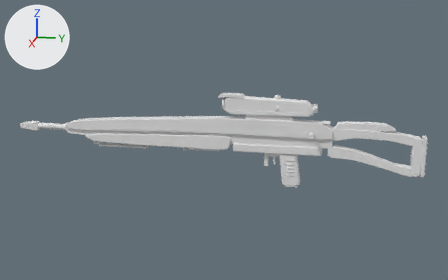
One commit to the FBX model Art/Export/Weapons/SM_SB_Sniper_NoMag.fbx: the scene before it, then after it.
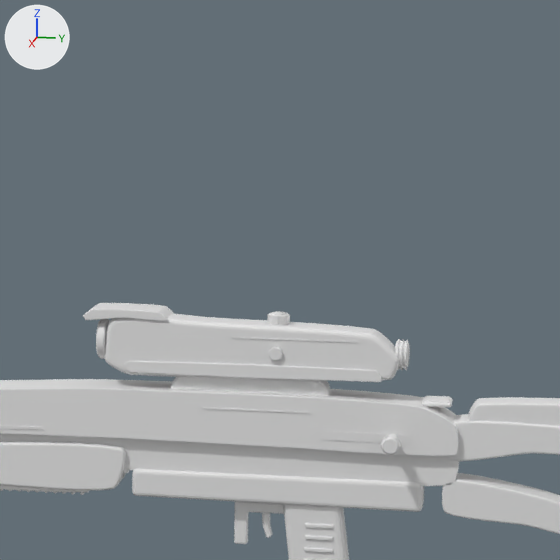
Each version is shown whole from a camera (50 mm lens) standing at (2.21, 0.205, 0.554) and looking at (0.01, -0.235, 0.004), then close up on the part from 43% to 81% of the width and 0% to 61% of the height. Arrows for +X, +Y and +Z are at upper left; the lights stay in place. The older version's two pictures come first. Vertices at exactly the same position are counted once.

In view in the first close-up: 'SM_SB_Sniper_NoMag'.
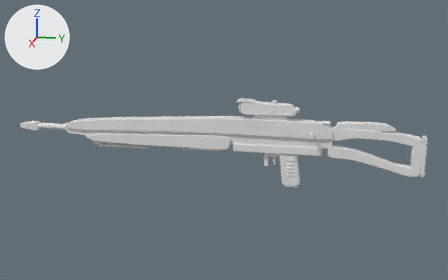
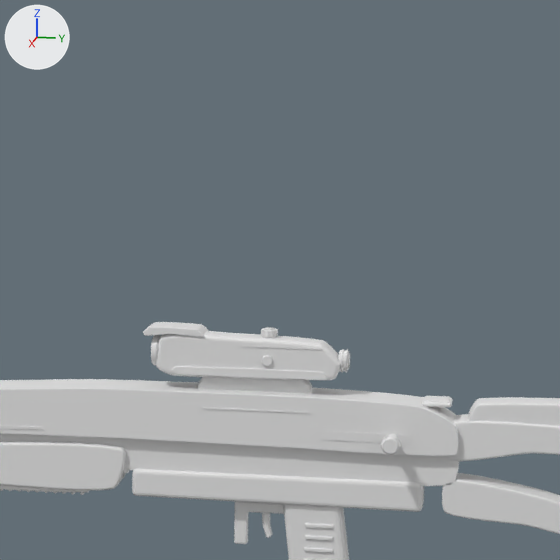
Changed parts and their boxes (x1, y1, x2, y2) in the close-ups (560 x 560 px; the box of a moved part takes in the faces that stretch with it):
'SM_SB_Sniper_NoMag', reshaped
    before: (0, 303, 560, 560)
    after: (0, 322, 560, 560)
part 1 of me_sm_sb_sniper_low_002, moved or reshaped
    before: (395, 340, 409, 369)
    after: (338, 350, 349, 372)
part 2 of me_sm_sb_sniper_low_002, moved or reshaped
    before: (397, 339, 400, 370)
    after: (341, 349, 344, 372)
part 3 of me_sm_sb_sniper_low_002, moved or reshaped
    before: (401, 339, 404, 370)
    after: (348, 353, 350, 368)
part 4 of me_sm_sb_sniper_low_002, added
    after: (240, 346, 322, 350)
part 5 of me_sm_sb_sniper_low_002, deleted
    before: (83, 303, 410, 371)
part 6 of me_sm_sb_sniper_low_002, moved or reshaped
    before: (105, 313, 399, 396)
    after: (143, 322, 348, 380)

What the commit changed:
me_sm_sb_sniper_low_002 is used by ob_sm_sb_sniper_nomag; location (0.0, 0.0, 0.0); rotation (0.0, -3.142, 0.0), in degrees (0, -180, 0); scale (-0.01, -0.01, -0.01).
me_sm_sb_sniper_low_002 had 7664 vertices, 6897 faces and spanned x -3.0..6.0, y -49.0..106.0, z -16.0..18.0.
me_sm_sb_sniper_low_002 now has 7600 vertices, 6859 faces and spans x -3.0..6.0, y -49.0..106.0, z -16.0..16.0.
me_sm_sb_sniper_low_002 part 1: the loose piece of 96 vertices spanning x -2.0..2.0, y -10.0..-9.0, z 12.0..15.0 is moved by (0.0, 6.0, -1.0).
me_sm_sb_sniper_low_002 part 2: the loose piece of 48 vertices spanning x -2.0..2.0, y -9.0, z 12.0..15.0 is moved by (0.0, 6.0, -1.0).
me_sm_sb_sniper_low_002 part 3: the loose piece of 48 vertices spanning x -2.0..2.0, y -10.0, z 12.0..15.0 is moved by (0.0, 6.0, -1.0).
me_sm_sb_sniper_low_002 part 4: a new loose piece, a box spanning x 1.61..1.67, y -1.0..8.0, z 13.94..14.06, in mat_m_sbw_sniper (white #e7e7e7).
me_sm_sb_sniper_low_002 part 5: 7 loose pieces with 494 vertices, spanning x -2.0..2.0, y -10.0..26.0, z 12.0..18.0, are deleted.
me_sm_sb_sniper_low_002 part 6: 314 vertices moved from x -2.0..2.0, y -8.0..22.0, z 8.0..17.0 to x -2.0..2.0, y -4.0..19.0, z 10.0..16.0; 701 vertices removed from x -3.0..2.0, y -9.0..23.0, z 8.0..18.0; 1035 vertices added at x -2.0..2.0, y -4.0..19.0, z 10.0..16.0.
Other edits to the shape of me_sm_sb_sniper_low_002 do not show in these pictures.
